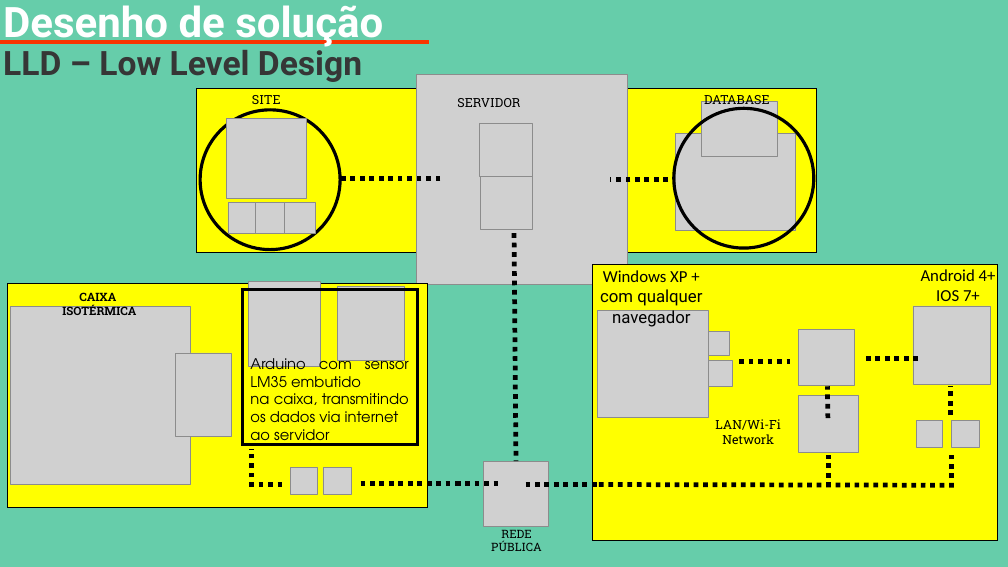
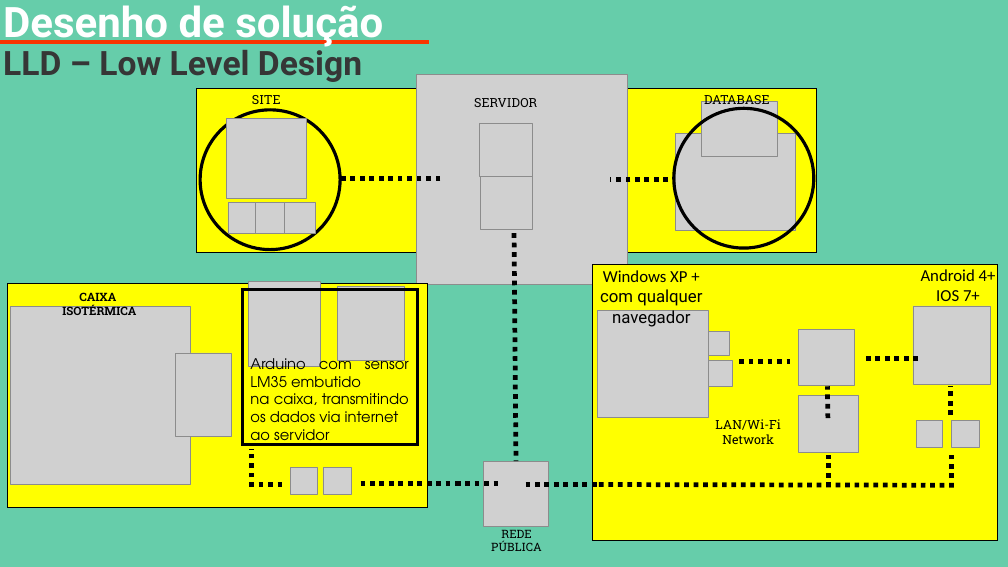
Before and after one commit to BandTec/Cyberlife, a slide deck: slide 5 of Slides/Apresentação.pptx. Drawn at 1008x567 pixels with LibreOffice and Linux fonts; fonts in the diff are those of the drawing; grey boxes stand for pictures. Boxes give left, top, right and bottom in pixels: in the first picture for what was removed or moved away, otherwise in the second. Text is boxed around its words. In the diff, an @@ line names an element or a change of style, - is before the commit and + after.

```diff
--- a/Slides/Apresentação.pptx
+++ b/Slides/Apresentação.pptx
@@ text "SERVIDOR": place and size @@
-text "SERVIDOR" at (457, 98, 520, 107)
+text "SERVIDOR" at (474, 98, 537, 107)
```
Also in this commit, not shown: 1 other slide changed, 1 other file.
